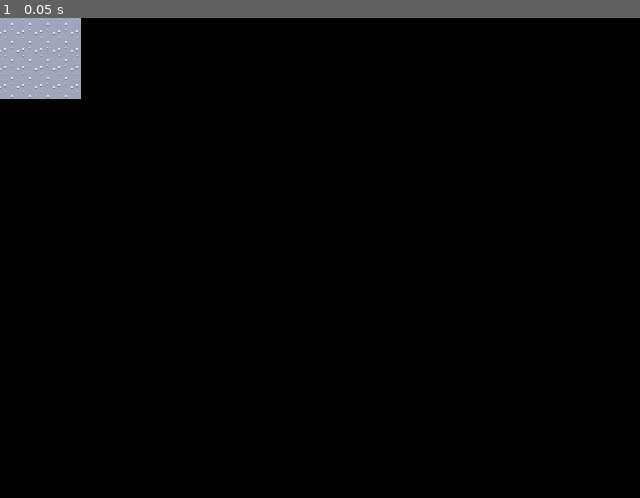
Above: before the commit, frame 1.
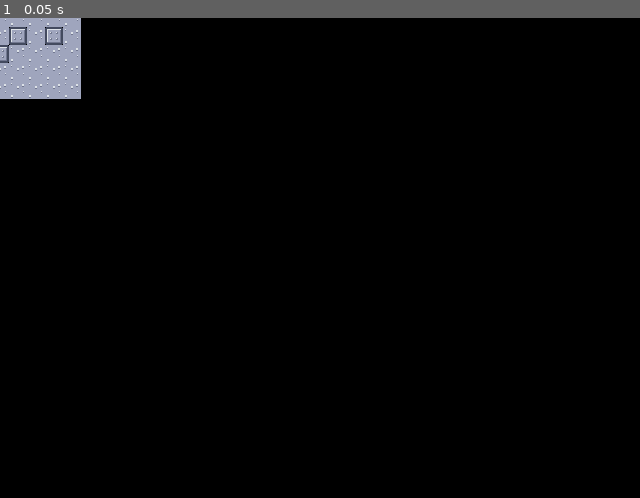
Above: after the commit, the same moment.

Repository: SadnessTrain/ronin-final-breath
Game: Godot game, scene res://Scenes/Playfield/Playfield.tscn
Two runs of this game, one before a commit and one after it. Both use one fixed random seed, a clock stepped at 60 frames per second and the inputs below.
Inputs:
- Up to frame 1 (0.05 s): no input

The runs differ from the first frame. In frame 1, 0.2% of the frame differs, in the area x 0-10%, y 1-10%.

Commit message:
add highlighting to the currently hovered tile

Diff:
--- a/Scenes/Playfield/Tile.tscn
+++ b/Scenes/Playfield/Tile.tscn
@@ -1,6 +1,16 @@
-[gd_scene load_steps=2 format=3 uid="uid://lvsl4hg5b1jr"]
+[gd_scene load_steps=3 format=3 uid="uid://lvsl4hg5b1jr"]
 
 [ext_resource type="Script" path="res://Scripts/Playfield/Tile.gd" id="1_ohxan"]
 
-[node name="Tile" type="Sprite2D"]
+[sub_resource type="RectangleShape2D" id="RectangleShape2D_lq7g6"]
+size = Vector2(18, 18)
+
+[node name="Tile" type="Area2D" node_paths=PackedStringArray("sprite")]
 script = ExtResource("1_ohxan")
+sprite = NodePath("Sprite2D")
+
+[node name="Sprite2D" type="Sprite2D" parent="."]
+
+[node name="CollisionShape2D" type="CollisionShape2D" parent="."]
+shape = SubResource("RectangleShape2D_lq7g6")
+debug_color = Color(0.752941, 0.396078, 0.603922, 0.419608)
--- /dev/null
+++ b/Scripts/Autoload/UtilsAutoload.gd
@@ -0,0 +1,6 @@
+extends Node
+
+func randomInt(min: int, max: int) -> int:
+	var rng = RandomNumberGenerator.new()
+	var randomNumber = rng.randf_range(min, max)
+	return randomNumber
--- a/Scripts/Playfield/Playfield.gd
+++ b/Scripts/Playfield/Playfield.gd
@@ -13,7 +13,7 @@
 		for y in range(0, size.y):
 			var pos = Vector2i(x, y)
 			var tile: Tile = tileScene.instantiate()
-			tile.createTile(x + y, pos, self)
+			tile.createTile(x + y, pos, self, Utils.randomInt(0, 10) >= 9)
 			add_child(tile)
 
 			tiles[pos] = tile
--- a/Scripts/Playfield/Tile.gd
+++ b/Scripts/Playfield/Tile.gd
@@ -1,5 +1,7 @@
-extends Sprite2D
+extends Area2D
 class_name Tile
+
+@export var sprite: Sprite2D
 
 var groundTexture: Texture2D = preload("res://Textures/Playfield/GroundTexture.png")
 var obstacleTexture: Texture2D = preload("res://Textures/Playfield/ObstacleTexture.png")
@@ -18,13 +20,24 @@
 	self.playfield = playfield
 	setPosition()
 	setTexture()
+	subscribeSignals()
 
 func setPosition():
 	global_position = Vector2(pos.x * playfield.cellSize.x, pos.y * playfield.cellSize.y)
 
 func setTexture():
 	if isObstacle:
-		texture = obstacleTexture
+		sprite.texture = obstacleTexture
 		return
 
-	texture = groundTexture
+	sprite.texture = groundTexture
+
+func subscribeSignals():
+	mouse_entered.connect(handleMouseEntered)
+	mouse_exited.connect(handleMouseExited)
+
+func handleMouseEntered():
+	modulate = Color("#424242")
+
+func handleMouseExited():
+	modulate = Color("#ffffff")
--- a/project.godot
+++ b/project.godot
@@ -14,6 +14,10 @@
 run/main_scene="res://Scenes/Playfield/Playfield.tscn"
 config/features=PackedStringArray("4.2", "Mobile")
 config/icon="res://icon.svg"
+
+[autoload]
+
+Utils="*res://Scripts/Autoload/UtilsAutoload.gd"
 
 [display]
 
